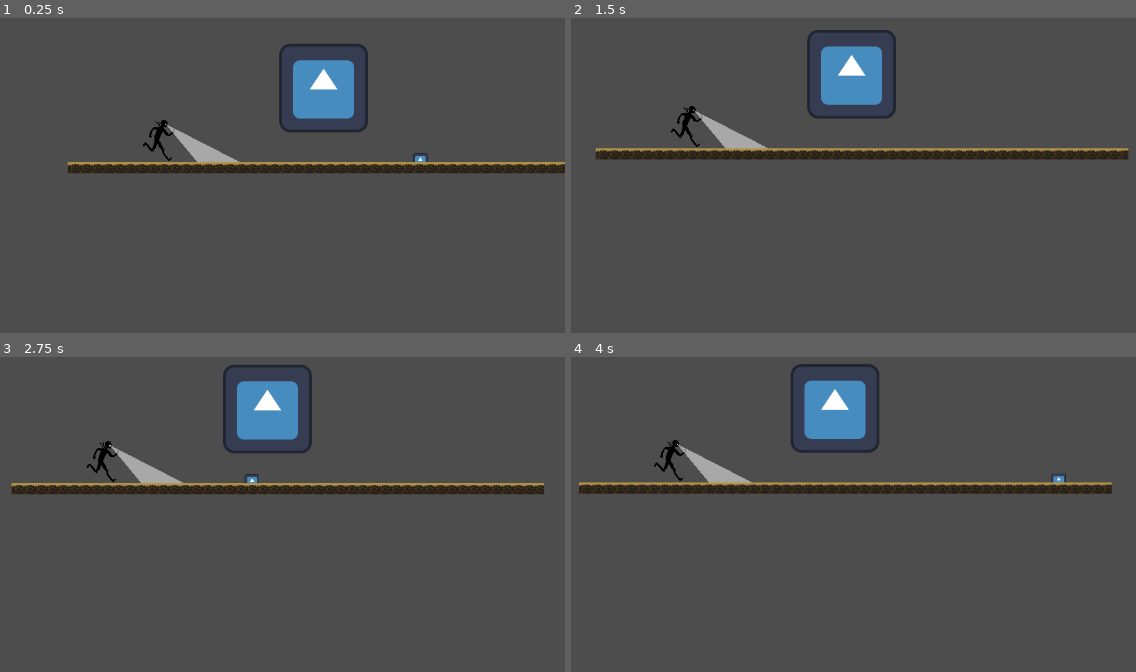
Above: before the commit, frames 1-4 (two rows, left to right).
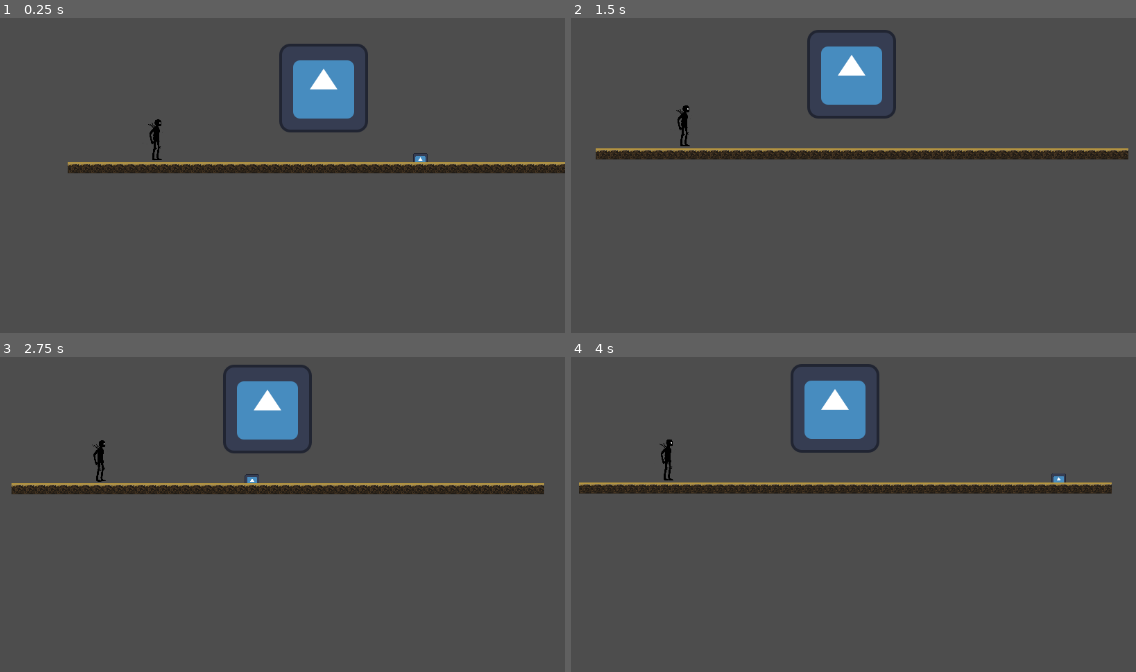
Above: after the commit, the same moments.

Repository: Kunut0/GameJam23_05
Game: Godot game, scene res://test1.tscn
The game is run twice, just before and just after one commit, with the same random seed, the same clock (stepped at 60 frames per second) and the same inputs. The engine's default icon, where the game draws it, is replaced by a stand-in: a white triangle on a blue panel in a dark square.
Inputs:
- Up to frame 1 (0.25 s): no input
- Up to frame 2 (1.5 s): hold Right (ui_right) from 0.53 s (still down); tap Space (ui_select) at 0.6, 0.77, 1.07, 1.35 s
- Up to frame 3 (2.75 s): tap Space (ui_select) at 1.52, 1.82, 2.1 s; release Right (ui_right) at 2.03 s; hold Left (ui_left) from 2.03 s (still down)
- Up to frame 4 (4 s): release Left (ui_left) at 2.78 s; hold Right (ui_right) from 2.78 s (still down); tap Space (ui_select) at 2.85, 3.02, 3.32, 3.6, 3.77 s

The runs differ from the first frame. In frame 1, 0.7% of the frame differs, in the area x 25-43%, y 32-46%; in frame 2, 0.7%; in frame 3, 0.7%; in frame 4, 0.7%, in the area x 14-33%, y 26-40%.

Commit message:
Push 15:35

Diff:
--- a/gamejamulm/Script/player_1.gd
+++ b/gamejamulm/Script/player_1.gd
@@ -5,6 +5,7 @@
 @onready var dash_timer = $DashTimer
 @onready var dash_collision = $DashCollision
 @onready var default_collision = $NormalCollision
+@onready var lichtkegel: Area2D = $Lichtkegel
 
 signal flashlight
 
@@ -20,8 +21,14 @@
 var shadow_ref
 var respawn_ref
 
+var light_timer
+var lichtkegel_sichtbar: bool = false
+
 func _ready() -> void:
 	shadow_ref = get_tree().get_first_node_in_group("shadow")
+
+	lichtkegel.hide()
+	lichtkegel.monitoring = false
 
 func _process(delta: float) -> void:
 
@@ -36,15 +43,13 @@
 	if direction < 0:
 		self.scale.y = -1
 		self.rotation_degrees = 180
-
-
-
 		sprite.play("walk")
 	elif direction > 0:
 		self.scale.y = 1
 		self.rotation_degrees = 0
-
 		sprite.play("walk")
+	elif direction == 0:
+		sprite.play("default")
 
 	#generates character movement
 	if direction:
@@ -73,8 +78,18 @@
 	move_and_slide()
 
 	if Input.is_action_just_pressed("ui_select"):
-		await get_tree().create_timer(0.5).timeout
-		flashlight.emit()
+		if lichtkegel_sichtbar == false:
+			lichtkegel.show()
+			lichtkegel.monitoring = true
+			lichtkegel_sichtbar = true
+
+	elif Input.is_action_just_released("ui_select"):
+		if lichtkegel_sichtbar == true:
+			lichtkegel.hide()
+			lichtkegel.monitoring = false
+			lichtkegel_sichtbar = false
+			await get_tree().create_timer(0.5).timeout
+			flashlight.emit()
 
 	#Kamera Lerping
 	var pos_diff = global_position - shadow_ref.global_position
@@ -103,7 +118,9 @@
 
 func _on_lichtkegel_body_entered(body: Node2D) -> void:
 	if body.is_in_group("shadow"):
+		print("wat")
 		flashlight.connect(body.stun)
+
 
 func _on_lichtkegel_body_exited(body: Node2D) -> void:
 	if body.is_in_group("shadow"):
--- a/gamejamulm/Szene/Player1.tscn
+++ b/gamejamulm/Szene/Player1.tscn
@@ -1,14 +1,25 @@
-[gd_scene load_steps=14 format=3 uid="uid://c482ab8jeb5l1"]
+[gd_scene load_steps=19 format=3 uid="uid://c482ab8jeb5l1"]
 
 [ext_resource type="Script" path="res://Script/player_1.gd" id="1_p1qkr"]
 [ext_resource type="Texture2D" uid="uid://b8idm7ewnp2yg" path="res://Assets/Player/walk_anim_1.png" id="2_ohxby"]
+[ext_resource type="Texture2D" uid="uid://b50qa0s2052oi" path="res://Assets/Player/idle_anim_1.png" id="2_x6lc8"]
+[ext_resource type="Texture2D" uid="uid://6uo4848y32af" path="res://Assets/Player/idle_anim_2.png" id="3_3a25a"]
 [ext_resource type="Texture2D" uid="uid://ot3wyjj3jy6o" path="res://Assets/Player/walk_anim_2.png" id="3_c0usi"]
+[ext_resource type="Texture2D" uid="uid://c7rfes3rufed" path="res://Assets/Player/idle_anim_3.png" id="4_dqu8r"]
 [ext_resource type="Texture2D" uid="uid://cel1db6wcixak" path="res://Assets/Player/walk_anim_3.png" id="4_gfseg"]
 [ext_resource type="Texture2D" uid="uid://fwijyfvon6tr" path="res://Assets/Player/walk_anim_4.png" id="5_27nfv"]
 [ext_resource type="Texture2D" uid="uid://dp7i51svh6uta" path="res://Assets/Player/walk_anim_5.png" id="6_53f7o"]
 
-[sub_resource type="AtlasTexture" id="AtlasTexture_yfmih"]
-atlas = ExtResource("2_ohxby")
+[sub_resource type="AtlasTexture" id="AtlasTexture_q1nb4"]
+atlas = ExtResource("2_x6lc8")
+region = Rect2(0, 0, 455, 526)
+
+[sub_resource type="AtlasTexture" id="AtlasTexture_ugoof"]
+atlas = ExtResource("3_3a25a")
+region = Rect2(0, 0, 455, 526)
+
+[sub_resource type="AtlasTexture" id="AtlasTexture_02qex"]
+atlas = ExtResource("4_dqu8r")
 region = Rect2(0, 0, 455, 526)
 
 [sub_resource type="AtlasTexture" id="AtlasTexture_m3o2l"]
@@ -35,7 +46,13 @@
 animations = [{
 "frames": [{
 "duration": 1.0,
-"texture": SubResource("AtlasTexture_yfmih")
+"texture": SubResource("AtlasTexture_q1nb4")
+}, {
+"duration": 1.0,
+"texture": SubResource("AtlasTexture_ugoof")
+}, {
+"duration": 1.0,
+"texture": SubResource("AtlasTexture_02qex")
 }],
 "loop": true,
 "name": &"default",
@@ -102,7 +119,8 @@
 scale = Vector2(0.125, 0.125)
 sprite_frames = SubResource("SpriteFrames_323vs")
 autoplay = "default"
-frame_progress = 0.539895
+frame = 2
+frame_progress = 0.312499
 
 [connection signal="body_entered" from="Lichtkegel" to="." method="_on_lichtkegel_body_entered"]
 [connection signal="body_exited" from="Lichtkegel" to="." method="_on_lichtkegel_body_exited"]
Binary file added: gamejamulm/Assets/Player/idle_anim_1.png
Not shown, added: gamejamulm/Assets/Player/idle_anim_1.png.import
Binary file added: gamejamulm/Assets/Player/idle_anim_2.png
Not shown, added: gamejamulm/Assets/Player/idle_anim_2.png.import
Binary file added: gamejamulm/Assets/Player/idle_anim_3.png
Not shown, added: gamejamulm/Assets/Player/idle_anim_3.png.import
